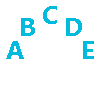
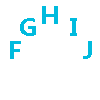
Comparing the layer stacks of the two 100 × 100 images. Changes:
renamed "A" to "F", moved it above "G", painted on it over <box>6,41,24,59</box>
renamed "B" to "G", painted on it over <box>20,18,36,36</box>
renamed "C" to "H", moved it above "I", painted on it over <box>42,6,58,24</box>
renamed "D" to "I", painted on it over <box>66,18,82,36</box>
renamed "E" to "J", painted on it over <box>83,41,94,59</box>
